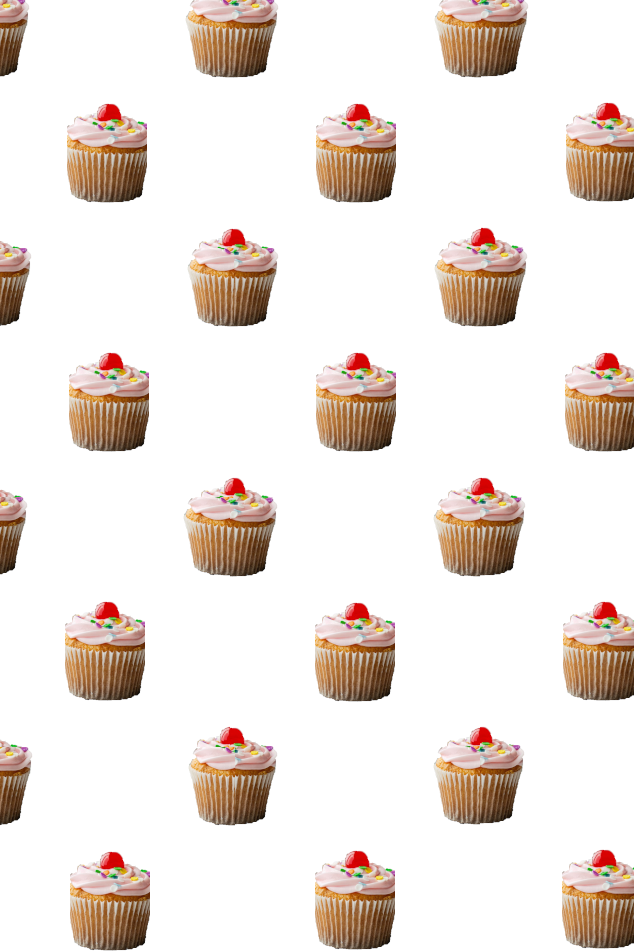
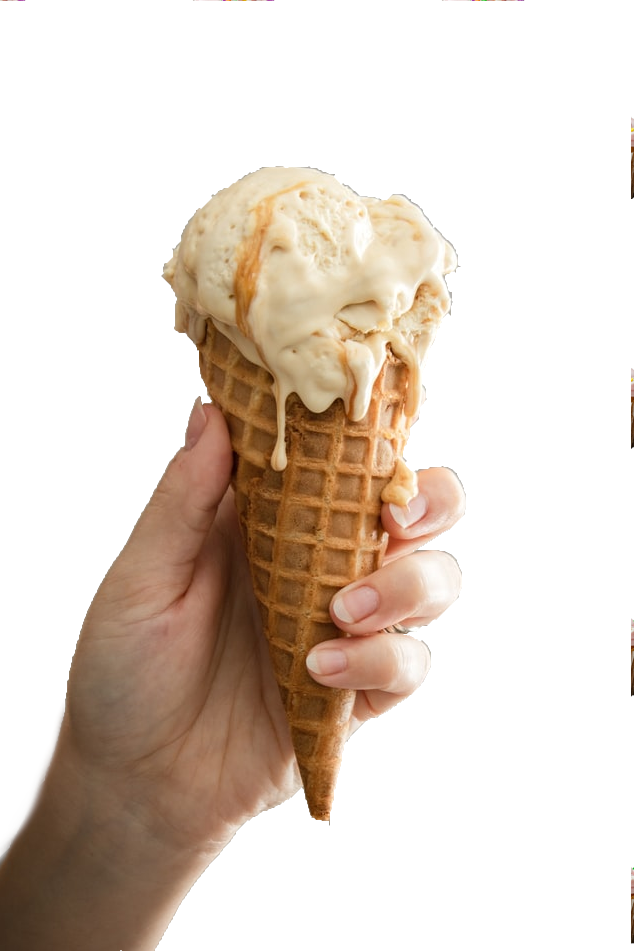
Revision of a layered 634x951 image; what changed, layer by layer:
renamed "Layer" to "Pasted Layer", moved it above "Cupcake Pattern.png #7", painted on it over [0,1,631,951]
moved "Cupcake Pattern.png #7" above "Cupcake Pattern.png #8" over [0,497,230,747]
